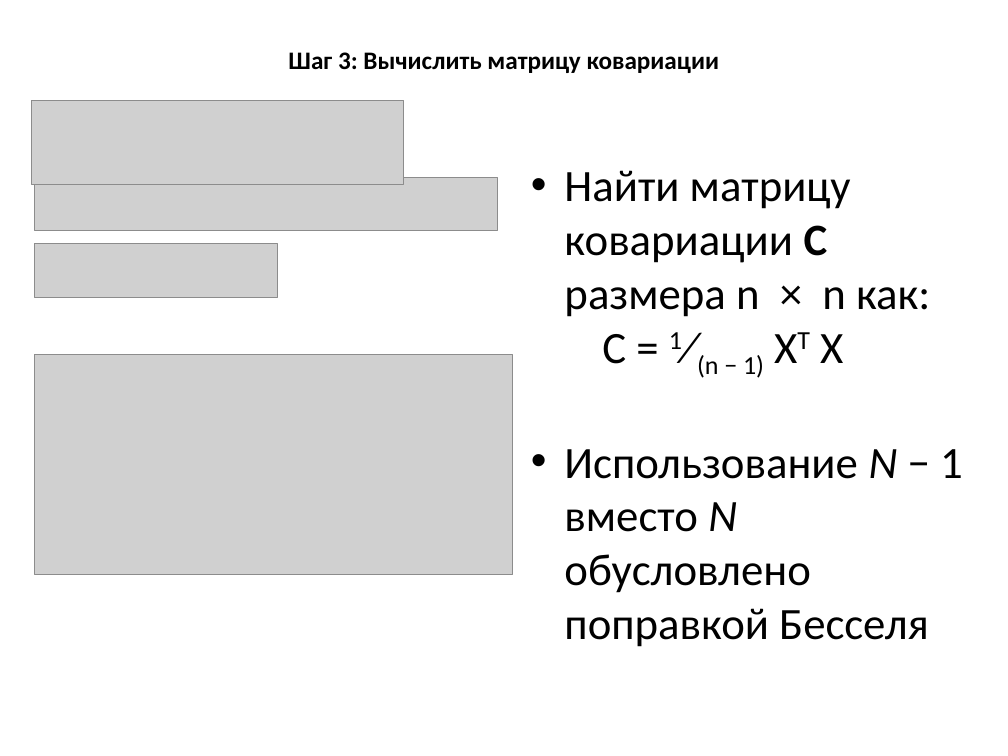
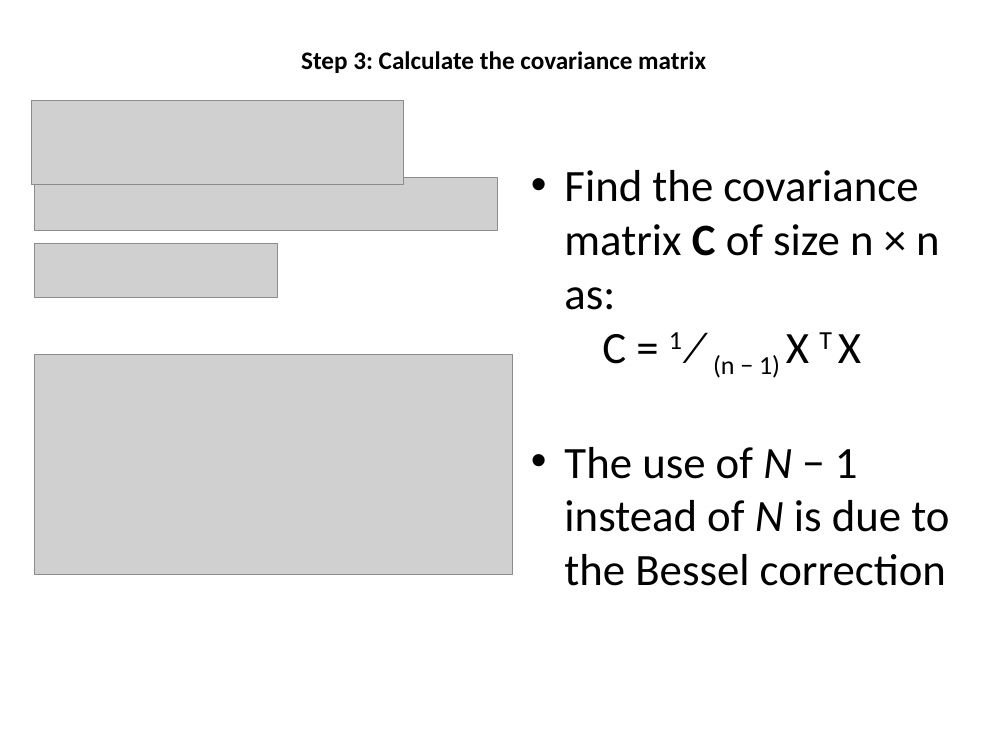
Before and after one commit to a-vodka/dv, a slide deck: slide 32 of dv-lec9-dim-reduc-PCA+SVD.pptx. Drawn at 1008x756 pixels with LibreOffice and Linux fonts; fonts in the diff are those of the drawing; grey boxes stand for pictures; background and template pictures are left out. Boxes give left, top, right and bottom in pixels: in the first picture for what was removed or moved away, otherwise in the second. Text is boxed around its words. In the diff, an @@ line names an element or a change of style, - is before the commit and + after.

Commit message:
lecture updates

```diff
--- a/dv-lec9-dim-reduc-PCA+SVD.pptx
+++ b/dv-lec9-dim-reduc-PCA+SVD.pptx
@@ title at (x1=301, y1=51, x2=706, y2=73): text changed @@
-Шаг 3: Вычислить матрицу ковариации
+Step 3: Calculate the covariance matrix
@@ text at (x1=564, y1=170, x2=949, y2=586): text changed @@
-• Найти матрицу ковариации С размера n × n как:
-C = 1⁄(n − 1) XT X
-• Использование N − 1 вместо N обусловлено поправкой Бесселя
+• Find the covariance matrix C of size n × n as:
+C = 1 ⁄ (n − 1) X T X
+• The use of N − 1 instead of N is due to the Bessel correction
```
Also in this commit, not shown: 4 other slides changed, 17 slides added, 17 slides removed, 11 other files.
